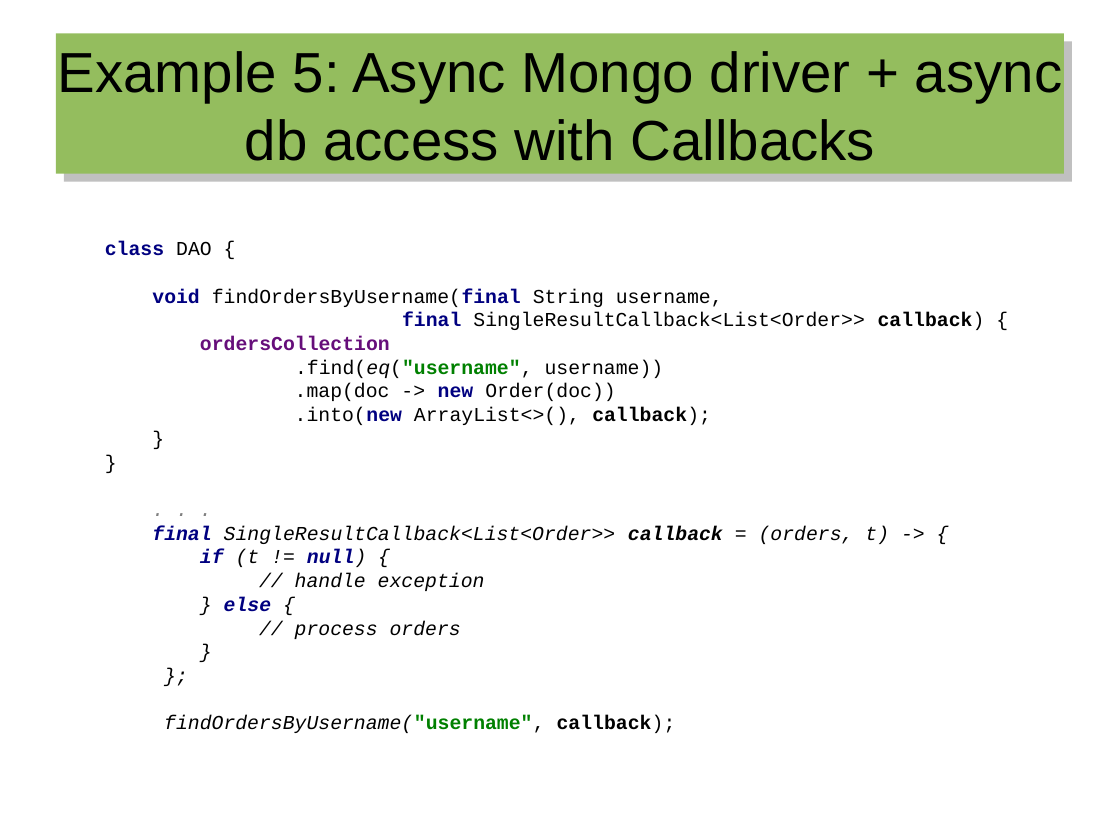
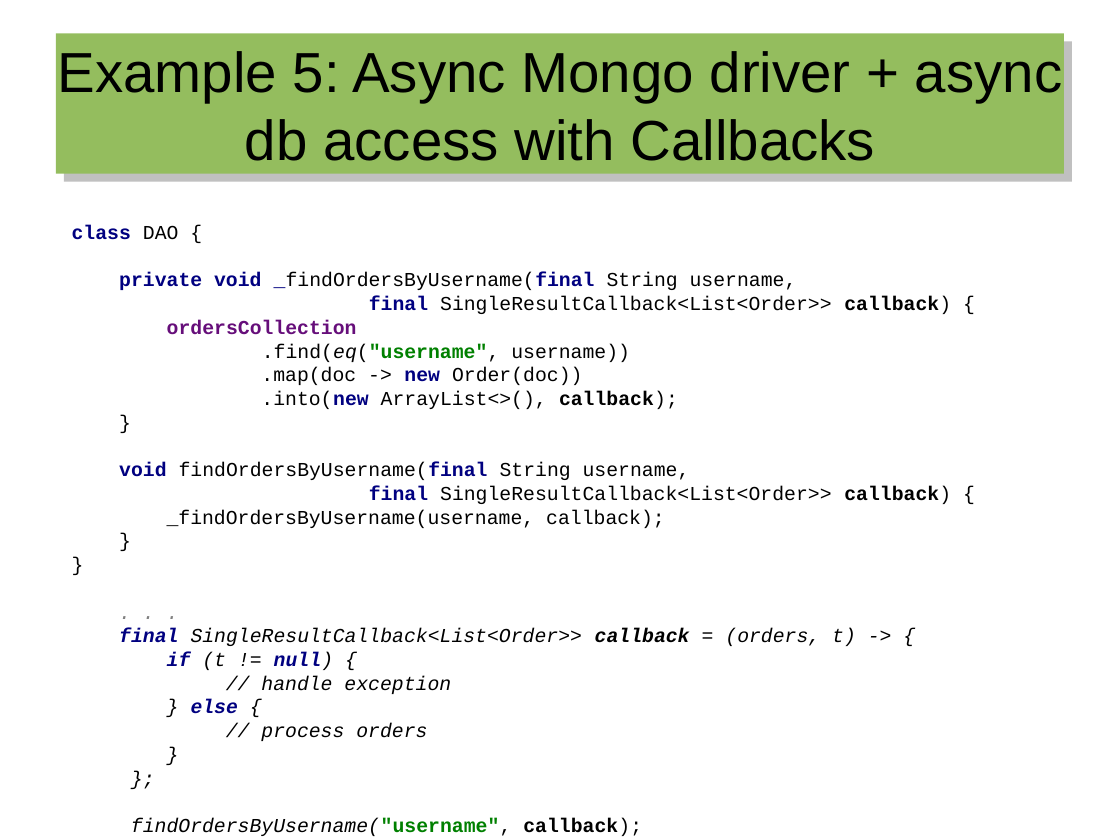
Before and after one commit to hermannhueck/reactive-mongo-access, a slide deck: slide 32 of Slides/2016-06_Reactive Mongo Access from Java 8.odp (slide 30 before the commit). Drawn at 1120x840 pixels with LibreOffice and Linux fonts; fonts in the diff are those of the drawing. Boxes give left, top, right and bottom in pixels: in the first picture for what was removed or moved away, otherwise in the second. Text is boxed around its words. In the diff, an @@ line names an element or a change of style, - is before the commit and + after.

Commit message:
Scala Slides; New examples with Casbah driver; Some code improvements

```diff
--- a/Slides/2016-06_Reactive Mongo Access from Java 8.odp
+++ b/Slides/2016-06_Reactive Mongo Access from Java 8.odp
@@ text "class DAO { private void ...": place and size @@
-text "class DAO { private void ..." at (105,241,985,733)
+text "class DAO { private void ..." at (72,225,951,836)
@@ text at (72,225,951,528): text changed @@
-class DAO {
-void findOrdersByUsername(final String username,
-final SingleResultCallback<List<Order>> callback) {
-ordersCollection
-.find(eq("username", username))
-.map(doc -> new Order(doc))
-.into(new ArrayList<>(), callback);
-}
-}
+class DAO {
+private void _findOrdersByUsername(final String username,
+final SingleResultCallback<List<Order>> callback) {
+ordersCollection
+.find(eq("username", username))
+.map(doc -> new Order(doc))
+.into(new ArrayList<>(), callback);
+}
+void findOrdersByUsername(final String username,
+final SingleResultCallback<List<Order>> callback) {
+_findOrdersByUsername(username, callback);
+}
+}
```
Also in this commit, not shown: 33 other slides changed, 4 slides added, 1 slide removed, 30 other files.
